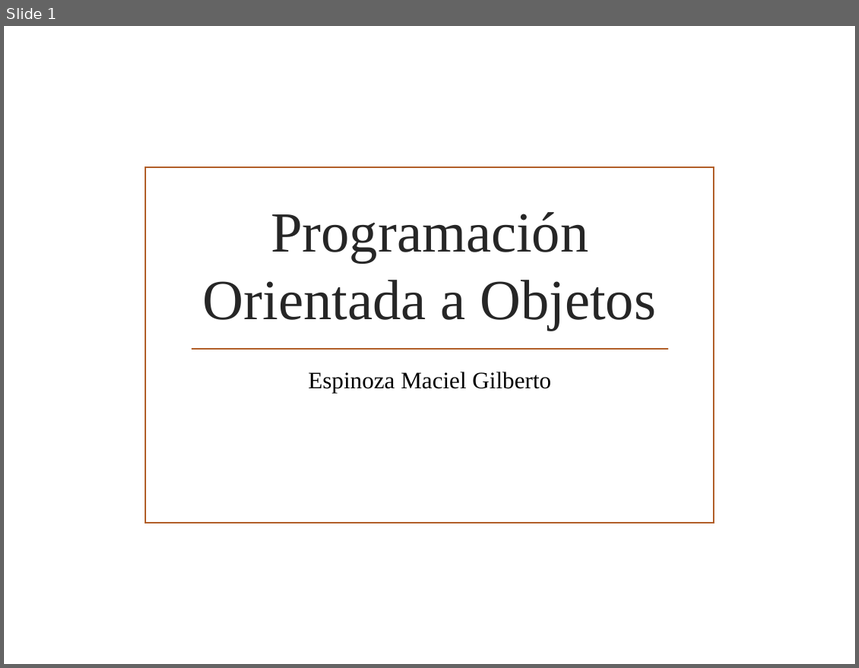
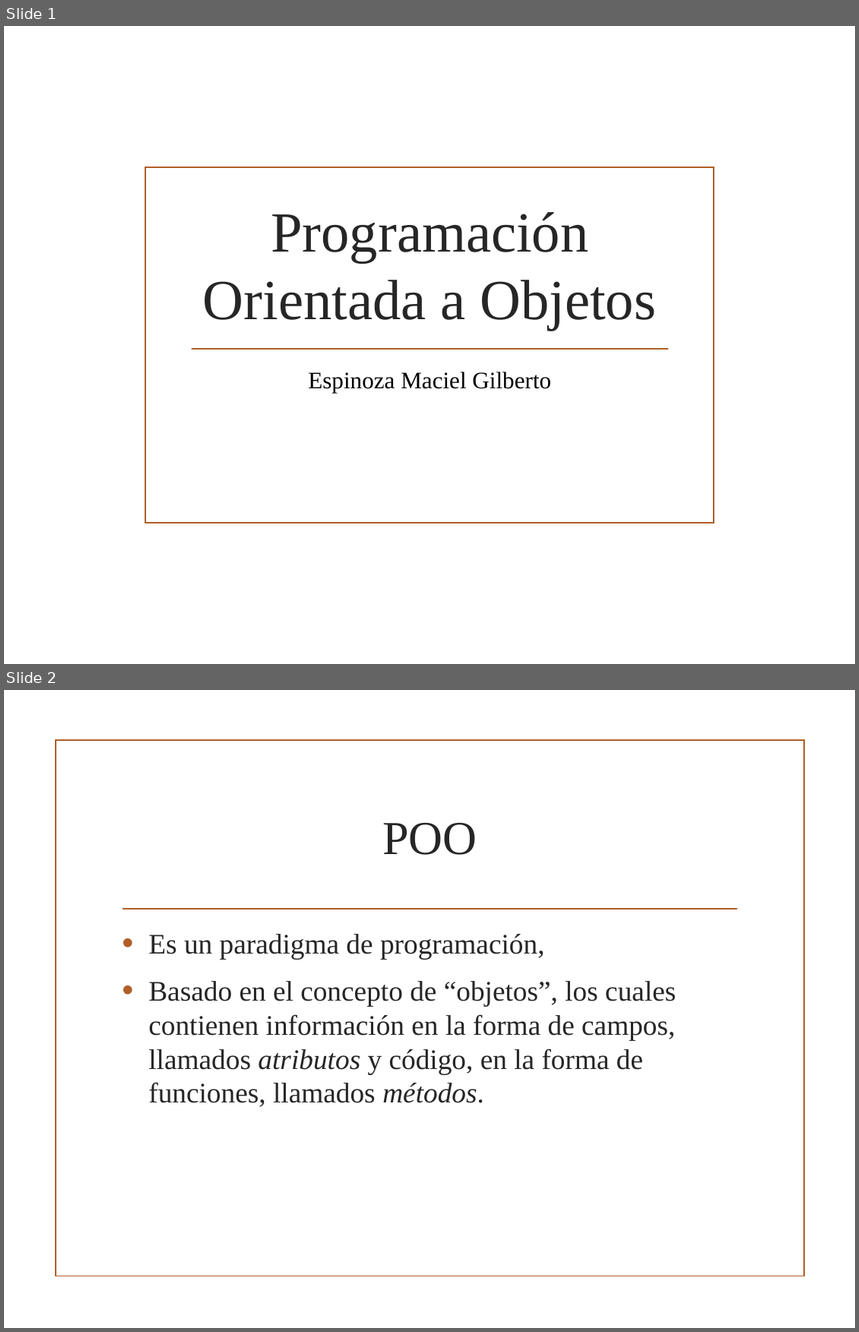
Before and after one commit to gilbertoesp/EstructurasDeDatos, a slide deck: Expos/Espinoza_ProgramaciónOrientadaObjetos.pptx. Shown one above the other, each under a label of ours: slide 1 before the commit, slides 1 and 2 after it. The pictures are 859x668 and 859x1332 pixels, drawn with LibreOffice and Linux fonts; fonts in the diff are those of the drawing; background and template pictures are left out. Boxes give left, top, right and bottom in pixels: in the first picture for what was removed or moved away, otherwise in the second. Text is boxed around its words. In the diff, an @@ line names an element or a change of style, - is before the commit and + after.

```diff
--- a/Expos/Espinoza_ProgramaciónOrientadaObjetos.pptx
+++ b/Expos/Espinoza_ProgramaciónOrientadaObjetos.pptx
@@ slide 2 added at <box>4,690,855,1328</box>, background picture (left out) @@
@@ rectangle added at <box>56,740,804,1277</box>, outline #B15E28 1.25 pt @@
@@ title added at <box>382,823,477,855</box>, 40 pt, text #262626 @@
+POO
@@ line added from (123, 910) to (737, 910), #B15E28 1.25 pt @@
@@ text added at <box>148,934,676,1107</box>, 24 pt, text #262626 @@
+• Es un paradigma de programación,
+• Basado en el concepto de “objetos”, los cuales contienen información en la forma de campos, llamados atributos y código, en la forma de funciones, llamados métodos.
```
Also in this commit, not shown: 8 other slides added, 7 other files.
